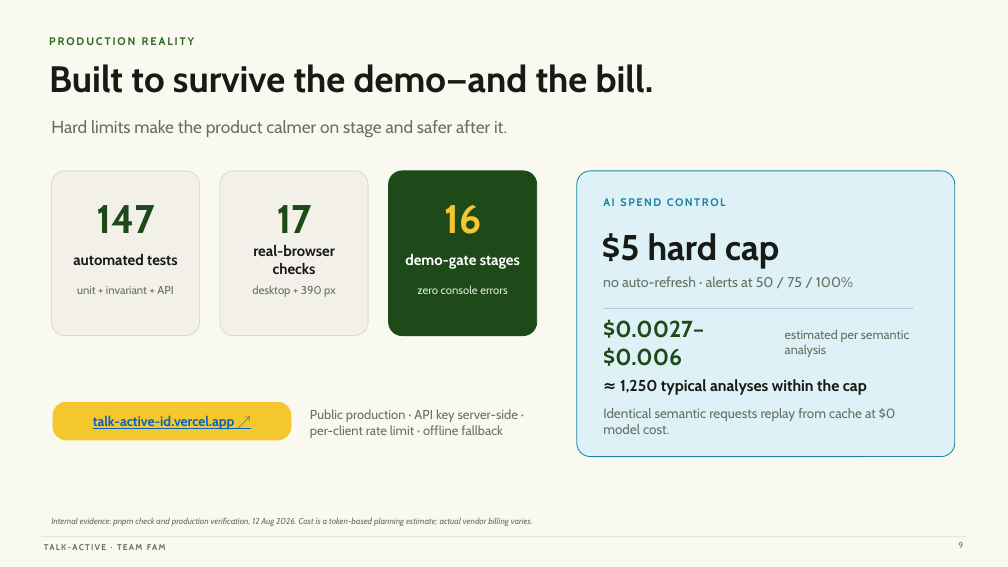
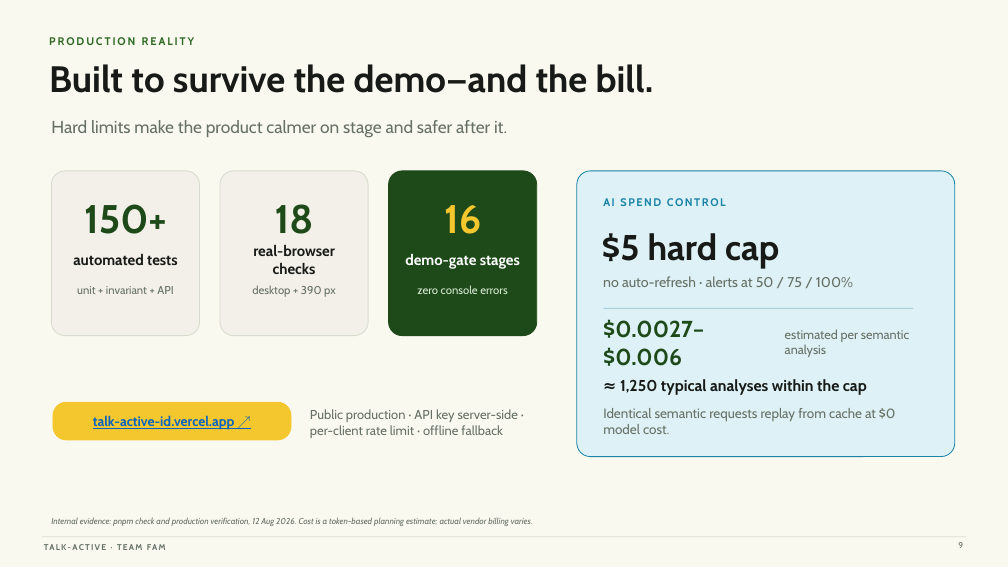
Before and after one commit to dafandikri/talk-active, a slide deck: slide 9 of docs/presentation/Talk-Active_RISTEK_Finals_2026.pptx. Drawn at 1008x567 pixels with LibreOffice and Linux fonts; fonts in the diff are those of the drawing. Boxes give left, top, right and bottom in pixels: in the first picture for what was removed or moved away, otherwise in the second. Text is boxed around its words. In the diff, an @@ line names an element or a change of style, - is before the commit and + after.

Commit message:
Harden the finals deck and complete macaw branding

```diff
--- a/docs/presentation/Talk-Active_RISTEK_Finals_2026.pptx
+++ b/docs/presentation/Talk-Active_RISTEK_Finals_2026.pptx
@@ text at (84,204,167,234): text changed @@
-147
+150+
@@ text at (275,204,314,234): text changed @@
-17
+18
```
Also in this commit, not shown: 19 other files.
